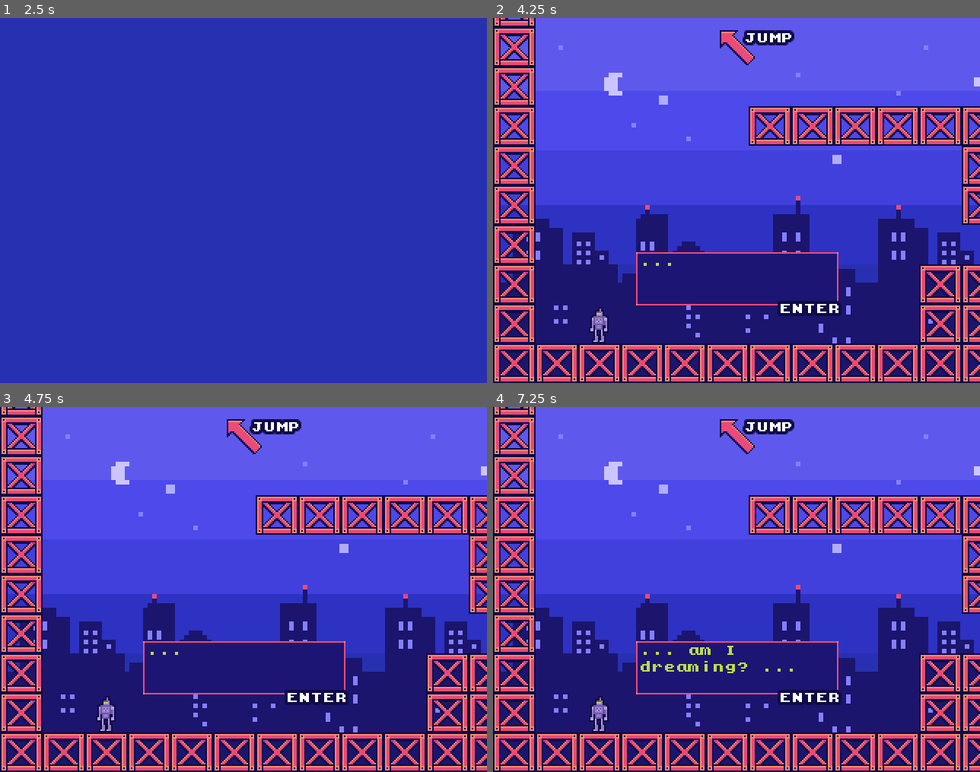
Above: before the commit, frames 1-4 (two rows, left to right).
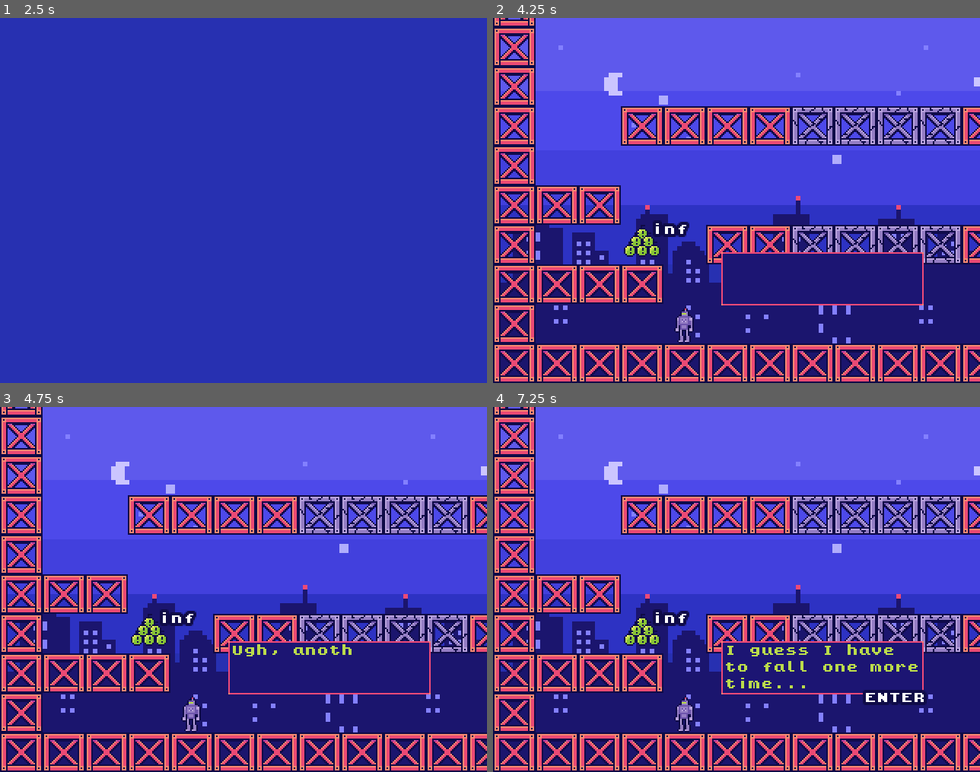
Above: after the commit, the same moments.

Repository: nikolawhallon/RobotDreams
Game: Godot game, scene res://Scenes/Game.tscn
Two runs of this game, one before a commit and one after it. Both use one fixed random seed, a clock stepped at 60 frames per second and the inputs below.
Inputs:
- Up to frame 1 (2.5 s): tap Enter (next) at 0.5 s; hold Space (jump) 0.53-1.28 s; hold D 0.53-2.03 s; tap Ctrl (bomb) at 0.6, 1.55, 2.1 s; tap Space (jump) at 1.35, 1.52, 1.82 s; hold A from 2.03 s (still down); hold Space (jump) from 2.03 s (still down)
- Up to frame 2 (4.25 s): release A at 2.78 s; release Space (jump) at 2.78 s; hold D from 2.78 s (still down); tap Enter (next) at 2.85 s; tap Space (jump) at 3.02, 3.32, 3.5 s; tap Ctrl (bomb) at 3.05, 3.6 s; hold Space (jump) from 3.53 s (still down); tap Tab (skip, bound only after the commit) at 4.15 s
- Up to frame 3 (4.75 s): release D at 4.28 s; release Space (jump) at 4.28 s; hold A from 4.28 s (still down); tap Space (jump) at 4.35, 4.52 s; tap Ctrl (bomb) at 4.55 s
- Up to frame 4 (7.25 s): tap Space (jump) at 4.82, 6.02, 6.32 s; release A at 5.03 s; hold D 5.03-5.78 s; hold Space (jump) 5.03-5.78 s; tap Ctrl (bomb) at 5.1, 6.05, 6.6 s; hold A from 5.78 s (still down); tap Enter (next) at 5.85 s; hold Space (jump) from 6.53 s (still down)

Frame 1 is identical in both runs. In frame 2, 19% of the frame differs, in the area x 8-100%, y 3-90%; in frame 3, 19%; in frame 4, 20%.

Commit message:
moving girder, walk animation, level 3 bug on purpose lol

Diff:
--- a/Scenes/BombLit.tscn
+++ b/Scenes/BombLit.tscn
@@ -7,6 +7,7 @@
 radius = 4.0
 
 [node name="BombLit" type="RigidBody2D"]
+mass = 0.01
 gravity_scale = 2.0
 contacts_reported = 4
 contact_monitor = true
--- a/Scenes/Game.gd
+++ b/Scenes/Game.gd
@@ -1,6 +1,7 @@
 extends Node
 
 var level = 0
+var infinite_bombs_collected = false
 
 func _ready():
 	load_intro()
@@ -28,16 +29,21 @@
 	add_child(new_level)
 	new_level.get_node("Player").connect("wake_up", self, "_on_Player_wake_up")
 	new_level.get_node("Player").connect("infinite_bombs_collected", self, "_on_Player_infinite_bombs_collected")
+	new_level.get_node("Player").infinite_bombs_collected = infinite_bombs_collected
 
 func _on_Player_wake_up():
 	if level == 1:
 		level += 1
 		load_level("res://Scenes/Level2.tscn")
 	elif level == 2:
+		level += 1
+		load_level("res://Scenes/Level3.tscn")
+	elif level == 3:
 		load_outro()
 
 func _on_Player_infinite_bombs_collected():
 	$CanvasLayer/MarginContainer/HBoxContainer.visible = true
+	infinite_bombs_collected = true
 
 func _on_Intro_start_levels():
 	level += 1
--- a/Scenes/Level2.tscn
+++ b/Scenes/Level2.tscn
@@ -13,7 +13,7 @@
 [ext_resource path="res://Scenes/HintArea.gd" type="Script" id=11]
 
 [sub_resource type="RectangleShape2D" id=2]
-extents = Vector2( 30, 20 )
+extents = Vector2( 60, 20 )
 
 [sub_resource type="RectangleShape2D" id=1]
 extents = Vector2( 40, 20 )
@@ -23,7 +23,7 @@
 
 [node name="BombHint" type="Area2D" parent="."]
 visible = false
-position = Vector2( 145, 135 )
+position = Vector2( 130, 135 )
 script = ExtResource( 11 )
 
 [node name="Sprite" type="Sprite" parent="BombHint"]
--- /dev/null
+++ b/Scenes/Level3.gd
@@ -0,0 +1,12 @@
+extends Node2D
+
+func _ready():
+	$Player.input_disabled = true
+	var text_box = load("res://Scenes/TextBox.tscn").instance()
+	add_child(text_box)
+	text_box.global_position = $Player.global_position + Vector2(24, -48)
+	text_box.initialize(["Oof, how many times do I have to wake up..."])
+	text_box.connect("tree_exiting", self, "_on_TextBox_tree_exiting")
+
+func _on_TextBox_tree_exiting():
+	$Player.input_disabled = false
--- /dev/null
+++ b/Scenes/Level3.tscn
@@ -0,0 +1,27 @@
+[gd_scene load_steps=6 format=2]
+
+[ext_resource path="res://Scenes/Player.tscn" type="PackedScene" id=1]
+[ext_resource path="res://Resources/tileset.tres" type="TileSet" id=2]
+[ext_resource path="res://Scenes/MovingGirderTypeA.tscn" type="PackedScene" id=3]
+[ext_resource path="res://Scenes/Level3.gd" type="Script" id=4]
+[ext_resource path="res://Scenes/CityScape.tscn" type="PackedScene" id=5]
+
+[node name="Level3" type="Node2D"]
+script = ExtResource( 4 )
+
+[node name="CityScape" parent="." instance=ExtResource( 5 )]
+
+[node name="TileMap" type="TileMap" parent="."]
+tile_set = ExtResource( 2 )
+cell_size = Vector2( 28, 26 )
+format = 1
+tile_data = PoolIntArray( 0, 0, 0, 20, 0, 0, 65536, 0, 0, 65556, 0, 0, 131072, 0, 0, 131092, 0, 0, 196608, 0, 0, 196613, 0, 0, 196614, 0, 0, 196615, 0, 0, 196622, 0, 0, 196623, 0, 0, 196624, 0, 0, 196628, 0, 0, 262144, 0, 0, 262149, 0, 0, 262151, 0, 0, 262162, 0, 0, 262163, 0, 0, 262164, 0, 0, 327680, 0, 0, 327685, 0, 0, 327687, 0, 0, 327698, 0, 0, 393216, 0, 0, 393221, 0, 0, 393223, 0, 0, 393224, 0, 0, 393225, 0, 0, 393226, 0, 0, 393227, 0, 0, 393228, 0, 0, 393229, 0, 0, 393230, 0, 0, 393231, 0, 0, 393232, 0, 0, 393233, 0, 0, 393234, 0, 0, 458752, 0, 0, 458757, 0, 0, 524288, 0, 0, 524293, 0, 0, 589824, 0, 0, 589825, 0, 0, 589826, 0, 0, 589827, 0, 0, 589828, 0, 0, 589829, 0, 0 )
+
+[node name="Player" parent="." instance=ExtResource( 1 )]
+position = Vector2( 240, 143 )
+camera_limit_bottom = 260
+camera_limit_left = 0
+camera_limit_right = 588
+
+[node name="MovingGirderTypeA" parent="." instance=ExtResource( 3 )]
+position = Vector2( 240, -18 )
--- /dev/null
+++ b/Scenes/MovingGirderTypeA.gd
@@ -0,0 +1,17 @@
+extends Node2D
+
+export var speed_magnitude = 10
+var speed = speed_magnitude
+
+func break_left_rope():
+	$LeftRopeJoint.queue_free()
+	$LeftRope.queue_free()
+
+func _process(delta):
+	if $LeftRope.position.x > 100:
+		speed = -speed_magnitude
+	elif $LeftRope.position.x < 4:
+		speed = speed_magnitude
+
+	$LeftRope.position.x += speed * delta
+	$RightRope.position.x += speed * delta
--- /dev/null
+++ b/Scenes/MovingGirderTypeA.tscn
@@ -0,0 +1,159 @@
+[gd_scene load_steps=8 format=2]
+
+[ext_resource path="res://Assets/girder.png" type="Texture" id=1]
+[ext_resource path="res://Assets/rope.png" type="Texture" id=2]
+[ext_resource path="res://Scenes/MovingGirderTypeA.gd" type="Script" id=3]
+
+[sub_resource type="RectangleShape2D" id=3]
+extents = Vector2( 2, 48 )
+
+[sub_resource type="RectangleShape2D" id=4]
+extents = Vector2( 2, 48 )
+
+[sub_resource type="RectangleShape2D" id=1]
+extents = Vector2( 24, 4 )
+
+[sub_resource type="RectangleShape2D" id=2]
+extents = Vector2( 72, 4 )
+
+[node name="MovingGirderTypeA" type="Node2D"]
+script = ExtResource( 3 )
+
+[node name="LeftRope" type="KinematicBody2D" parent="."]
+position = Vector2( 4, 56 )
+collision_layer = 0
+collision_mask = 0
+
+[node name="Rope" type="Sprite" parent="LeftRope"]
+position = Vector2( 0, -8 )
+texture = ExtResource( 2 )
+
+[node name="Rope3" type="Sprite" parent="LeftRope"]
+position = Vector2( 0, 8 )
+texture = ExtResource( 2 )
+
+[node name="Rope2" type="Sprite" parent="LeftRope"]
+position = Vector2( 0, 24 )
+texture = ExtResource( 2 )
+
+[node name="Rope4" type="Sprite" parent="LeftRope"]
+position = Vector2( 0, 40 )
+texture = ExtResource( 2 )
+
+[node name="Rope5" type="Sprite" parent="LeftRope"]
+position = Vector2( 0, -24 )
+texture = ExtResource( 2 )
+
+[node name="Rope6" type="Sprite" parent="LeftRope"]
+position = Vector2( 0, -40 )
+texture = ExtResource( 2 )
+
+[node name="CollisionShape2D" type="CollisionShape2D" parent="LeftRope"]
+shape = SubResource( 3 )
+
+[node name="RightRope" type="KinematicBody2D" parent="."]
+position = Vector2( 44, 56 )
+collision_layer = 0
+collision_mask = 0
+
+[node name="Rope2" type="Sprite" parent="RightRope"]
+position = Vector2( 0, -8 )
+texture = ExtResource( 2 )
+
+[node name="Rope4" type="Sprite" parent="RightRope"]
+position = Vector2( 0, 8 )
+texture = ExtResource( 2 )
+
+[node name="Rope" type="Sprite" parent="RightRope"]
+position = Vector2( 0, 24 )
+texture = ExtResource( 2 )
+
+[node name="Rope3" type="Sprite" parent="RightRope"]
+position = Vector2( 0, 40 )
+texture = ExtResource( 2 )
+
+[node name="Rope5" type="Sprite" parent="RightRope"]
+position = Vector2( 0, -24 )
+texture = ExtResource( 2 )
+
+[node name="Rope6" type="Sprite" parent="RightRope"]
+position = Vector2( 0, -40 )
+texture = ExtResource( 2 )
+
+[node name="CollisionShape2D" type="CollisionShape2D" parent="RightRope"]
+shape = SubResource( 4 )
+
+[node name="MovingGirder" type="RigidBody2D" parent="."]
+position = Vector2( 24, 104 )
+
+[node name="Girder" type="Sprite" parent="MovingGirder"]
+position = Vector2( -16, 0 )
+texture = ExtResource( 1 )
+
+[node name="Girder2" type="Sprite" parent="MovingGirder"]
+texture = ExtResource( 1 )
+
+[node name="Girder3" type="Sprite" parent="MovingGirder"]
+position = Vector2( 16, 0 )
+texture = ExtResource( 1 )
+
+[node name="CollisionShape2D" type="CollisionShape2D" parent="MovingGirder"]
+shape = SubResource( 1 )
+
+[node name="Rail" type="StaticBody2D" parent="."]
+position = Vector2( 8, 4 )
+
+[node name="Girder9" type="Sprite" parent="Rail"]
+texture = ExtResource( 1 )
+
+[node name="Girder4" type="Sprite" parent="Rail"]
+position = Vector2( 16, 0 )
+texture = ExtResource( 1 )
+
+[node name="Girder5" type="Sprite" parent="Rail"]
+position = Vector2( 32, 0 )
+texture = ExtResource( 1 )
+
+[node name="Girder6" type="Sprite" parent="Rail"]
+position = Vector2( 48, 0 )
+texture = ExtResource( 1 )
+
+[node name="Girder7" type="Sprite" parent="Rail"]
+position = Vector2( 64, 0 )
+texture = ExtResource( 1 )
+
+[node name="Girder8" type="Sprite" parent="Rail"]
+position = Vector2( 80, 0 )
+texture = ExtResource( 1 )
+
+[node name="Girder" type="Sprite" parent="Rail"]
+position = Vector2( 96, 0 )
+texture = ExtResource( 1 )
+
+[node name="Girder2" type="Sprite" parent="Rail"]
+position = Vector2( 112, 0 )
+texture = ExtResource( 1 )
+
+[node name="Girder3" type="Sprite" parent="Rail"]
+position = Vector2( 128, 0 )
+texture = ExtResource( 1 )
+
+[node name="CollisionShape2D" type="CollisionShape2D" parent="Rail"]
+position = Vector2( 64, 0 )
+shape = SubResource( 2 )
+
+[node name="LeftRopeJoint" type="DampedSpringJoint2D" parent="."]
+position = Vector2( 4, 100 )
+node_a = NodePath("../MovingGirder")
+node_b = NodePath("../LeftRope")
+length = 1.0
+stiffness = 64.0
+damping = 16.0
+
+[node name="RightRopeJoint" type="DampedSpringJoint2D" parent="."]
+position = Vector2( 44, 100 )
+node_a = NodePath("../MovingGirder")
+node_b = NodePath("../RightRope")
+length = 1.0
+stiffness = 64.0
+damping = 16.0
--- a/Scenes/Player.gd
+++ b/Scenes/Player.gd
@@ -9,7 +9,7 @@
 export var camera_limit_right = 10000000
 export var gravity = 10
 export var run_speed = 100
-export var jump_speed = 250
+export var jump_speed = 260
 var velocity = Vector2.ZERO
 var direction = Vector2.LEFT
 var input_disabled = false
@@ -29,10 +29,11 @@
 			lit_bomb.global_position = global_position + Vector2(16, -8)
 			lit_bomb.apply_impulse(Vector2.ZERO, Vector2(100, -100))
 		get_parent().add_child(lit_bomb)
+	if Input.is_action_just_pressed("skip"):
+		emit_signal("wake_up")
 
 func _physics_process(_delta):
-	if !is_on_floor():
-		velocity.y += gravity
+	velocity.y += gravity
 
 	if Input.is_action_pressed("jump") and !input_disabled:
 		if is_on_floor():
@@ -50,11 +51,21 @@
 	velocity = move_and_slide(velocity, Vector2.UP, false, 4, 0.785398, false)
 
 	if velocity.x > 0:
-		$Sprite.scale.x = -1
+		if is_on_floor():
+			$AnimatedSprite.animation = "walk"
+		else:
+			$AnimatedSprite.animation = "idle"
+		$AnimatedSprite.scale.x = -1
 		direction = Vector2.RIGHT
 	elif velocity.x < 0:
-		$Sprite.scale.x = 1
+		if is_on_floor():
+			$AnimatedSprite.animation = "walk"
+		else:
+			$AnimatedSprite.animation = "idle"
+		$AnimatedSprite.scale.x = 1
 		direction = Vector2.LEFT
+	else:
+		$AnimatedSprite.animation = "idle"
 
 	if get_slide_count() > 0 and velocity_before_collision.length() > 450:
 		emit_signal("wake_up")
--- a/Scenes/Player.tscn
+++ b/Scenes/Player.tscn
@@ -1,19 +1,40 @@
-[gd_scene load_steps=4 format=2]
+[gd_scene load_steps=10 format=2]
 
-[ext_resource path="res://Assets/robot.png" type="Texture" id=1]
+[ext_resource path="res://Assets/Robot/robot_walk_1.png" type="Texture" id=1]
 [ext_resource path="res://Scenes/Player.gd" type="Script" id=2]
+[ext_resource path="res://Assets/Robot/robot_walk_0.png" type="Texture" id=3]
+[ext_resource path="res://Assets/Robot/robot_walk_4.png" type="Texture" id=4]
+[ext_resource path="res://Assets/Robot/robot_walk_2.png" type="Texture" id=5]
+[ext_resource path="res://Assets/Robot/robot_walk_3.png" type="Texture" id=6]
+[ext_resource path="res://Assets/Robot/robot_idle_0.png" type="Texture" id=7]
 
 [sub_resource type="RectangleShape2D" id=1]
-extents = Vector2( 6.5, 12 )
+extents = Vector2( 6.5, 11.5 )
+
+[sub_resource type="SpriteFrames" id=2]
+animations = [ {
+"frames": [ ExtResource( 7 ) ],
+"loop": true,
+"name": "idle",
+"speed": 5.0
+}, {
+"frames": [ ExtResource( 3 ), ExtResource( 1 ), ExtResource( 5 ), ExtResource( 6 ), ExtResource( 4 ) ],
+"loop": true,
+"name": "walk",
+"speed": 15.0
+} ]
 
 [node name="Player" type="KinematicBody2D" groups=["Player"]]
 script = ExtResource( 2 )
 
-[node name="Sprite" type="Sprite" parent="."]
-texture = ExtResource( 1 )
-
 [node name="CollisionShape2D" type="CollisionShape2D" parent="."]
+position = Vector2( -1, 1 )
 shape = SubResource( 1 )
 
 [node name="Camera2D" type="Camera2D" parent="."]
 current = true
+
+[node name="AnimatedSprite" type="AnimatedSprite" parent="."]
+frames = SubResource( 2 )
+animation = "idle"
+playing = true
--- a/project.godot
+++ b/project.godot
@@ -47,6 +47,11 @@
 "events": [ Object(InputEventKey,"resource_local_to_scene":false,"resource_name":"","device":0,"alt":false,"shift":false,"control":false,"meta":false,"command":false,"pressed":false,"scancode":32,"physical_scancode":0,"unicode":0,"echo":false,"script":null)
  ]
 }
+skip={
+"deadzone": 0.5,
+"events": [ Object(InputEventKey,"resource_local_to_scene":false,"resource_name":"","device":0,"alt":false,"shift":false,"control":false,"meta":false,"command":false,"pressed":false,"scancode":16777218,"physical_scancode":0,"unicode":0,"echo":false,"script":null)
+ ]
+}
 
 [physics]
 
Binary file added: Assets/Robot/robot_idle_0.png
Not shown, added: Assets/Robot/robot_idle_0.png.import
Binary file added: Assets/Robot/robot_walk_0.png
Not shown, added: Assets/Robot/robot_walk_0.png.import
Binary file added: Assets/Robot/robot_walk_1.png
Not shown, added: Assets/Robot/robot_walk_1.png.import
Binary file added: Assets/Robot/robot_walk_2.png
Not shown, added: Assets/Robot/robot_walk_2.png.import
Binary file added: Assets/Robot/robot_walk_3.png
Not shown, added: Assets/Robot/robot_walk_3.png.import
Binary file added: Assets/Robot/robot_walk_4.png
Not shown, added: Assets/Robot/robot_walk_4.png.import
(and 5 more such lines)
